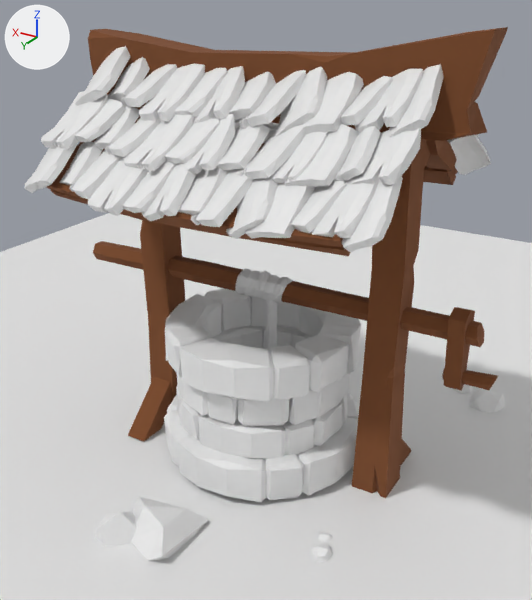
Two versions of the Blender file Blender/LowPolyWellTutorial.blend, one commit apart.
Both versions are drawn from a 50 mm lens placed at (-3.14, 6.24, 4.34), pointed at (0.15, 0.77, 1.6). Lighting does not change. The marker at upper left points along +X, +Y and +Z. The older version comes first.
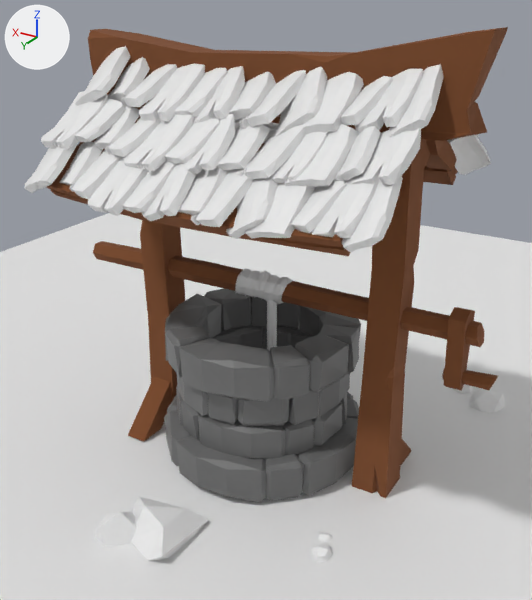
Location of each change, [x1, y1, x2, y2] in pixels of the pictures (532 x 600 px):
'Cube.003', recoloured (white to dark grey): [165, 288, 361, 401] in both
'Cube.010', recoloured (white to dark grey): [164, 392, 359, 502] in both
'Cube.002', recoloured (white to dark grey): [176, 325, 350, 426] in both
'Cube.001', recoloured (white to dark grey): [176, 385, 347, 459] in both

Patch to the scene script:
```diff
--- a/Blender/LowPolyWellTutorial.blend.py
+++ b/Blender/LowPolyWellTutorial.blend.py
@@ mat_stoneone @@
+mat_stoneone = principled_material('StoneOne')
+mat_stoneone.base_color = (0.14, 0.14, 0.14)  # dark grey #696969
@@ me_cube_012 @@
 me_cube_012.from_pydata(...)  # 528 vertices, 548 faces; spans x -0.15..4.83, y -0.2..0.2, z -0.38..0.04
+me_cube_012.materials.append(mat_stoneone)  # dark grey #696969
@@ me_cube_023 @@
 me_cube_023.from_pydata(...)  # 528 vertices, 548 faces; spans x -0.15..4.83, y -0.2..0.2, z -0.38..0.04
+me_cube_023.materials.append(mat_stoneone)  # dark grey #696969
@@ me_cube_024 @@
 me_cube_024.from_pydata(...)  # 528 vertices, 548 faces; spans x -0.15..4.83, y -0.2..0.2, z -0.38..0.04
+me_cube_024.materials.append(mat_stoneone)  # dark grey #696969
@@ me_cube_025 @@
 me_cube_025.from_pydata(...)  # 528 vertices, 548 faces; spans x -0.15..4.83, y -0.2..0.2, z -0.38..0.04
+me_cube_025.materials.append(mat_stoneone)  # dark grey #696969
```
